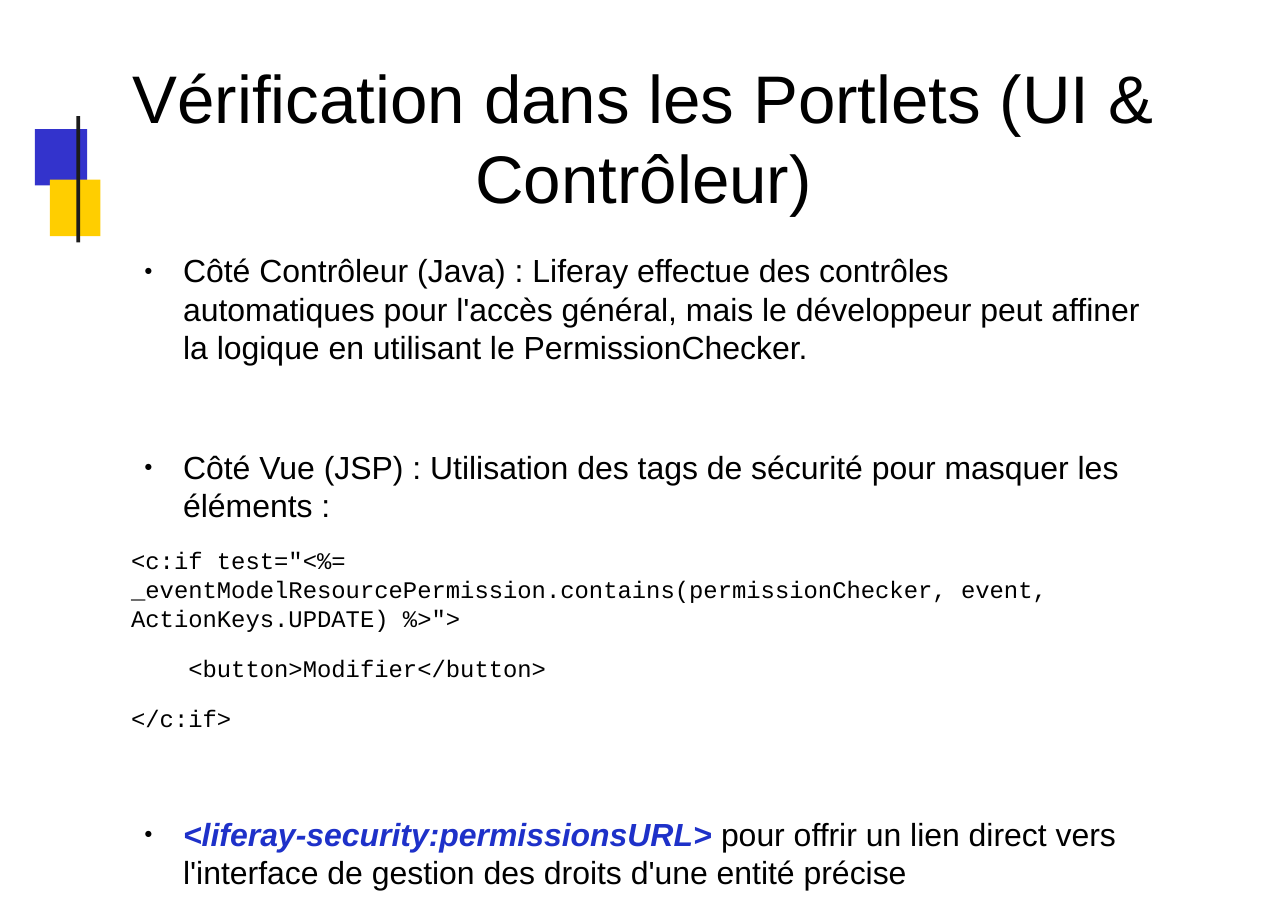
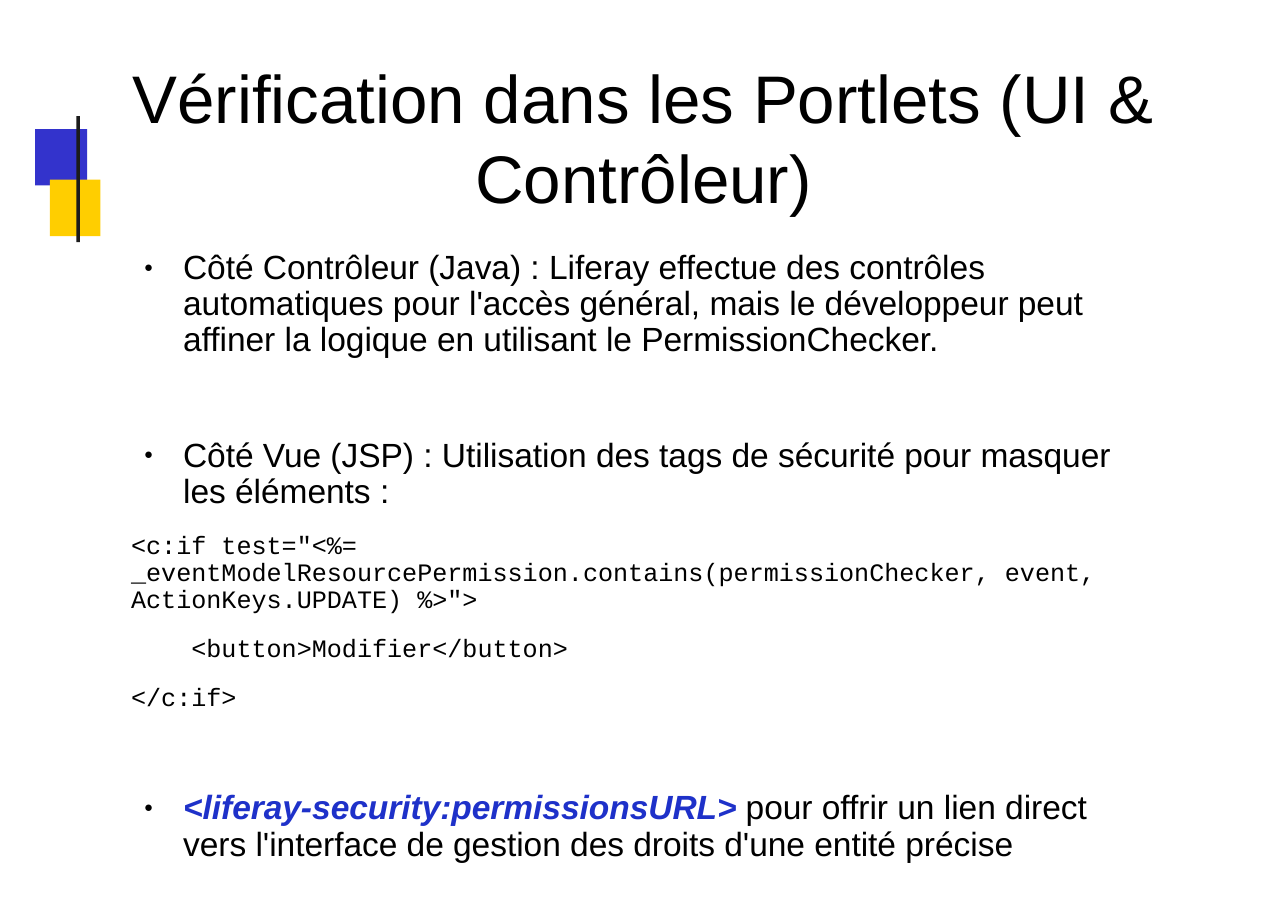
Before and after one commit to dthibau/liferay, a slide deck: slide 178 of Lrd7.pptx (slide 175 before the commit). Drawn at 1288x910 pixels with LibreOffice and Linux fonts; fonts in the diff are those of the drawing; background and template pictures are left out. Boxes give left, top, right and bottom in pixels: in the first picture for what was removed or moved away, otherwise in the second. Text is boxed around its words. In the diff, an @@ line names an element or a change of style, - is before the commit and + after.

```diff
--- a/Lrd7.pptx
+++ b/Lrd7.pptx
@@ text "Côté Contrôleur (Java) : Liferay ..." at bbox=[131, 254, 1111, 862]: size 20.9 to 21.9 pt in "Côté Contrôleur (Java) : Liferay effectue des ...", "Côté Vue (JSP) : Utilisation des tags ...", "<liferay-security:permissionsURL> pour offrir un lien direct ..."; size 15.7 to 16.4 pt in "<c:if test="<%= _eventModelResourcePermission.contains(permi ...", "<button>Modifier</button>", "</c:if>"; line spacing 1 to 0.9 @@
```
Also in this commit, not shown: 42 other slides changed, 3 slides added, 3 other files.
